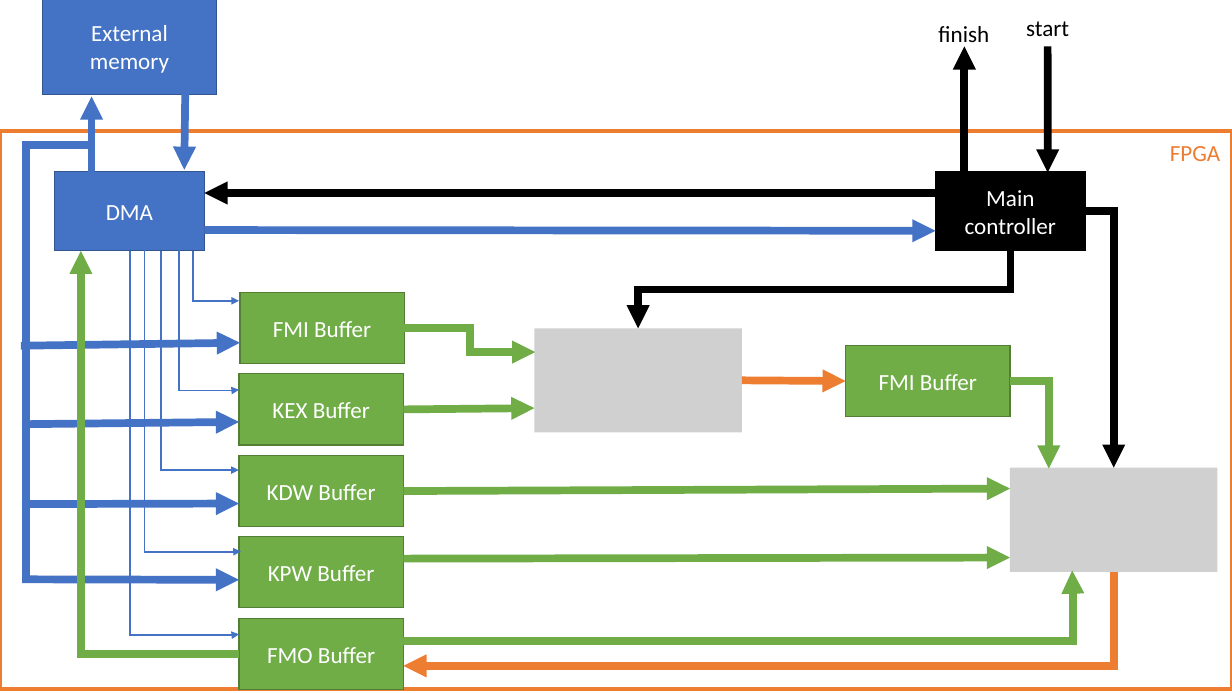
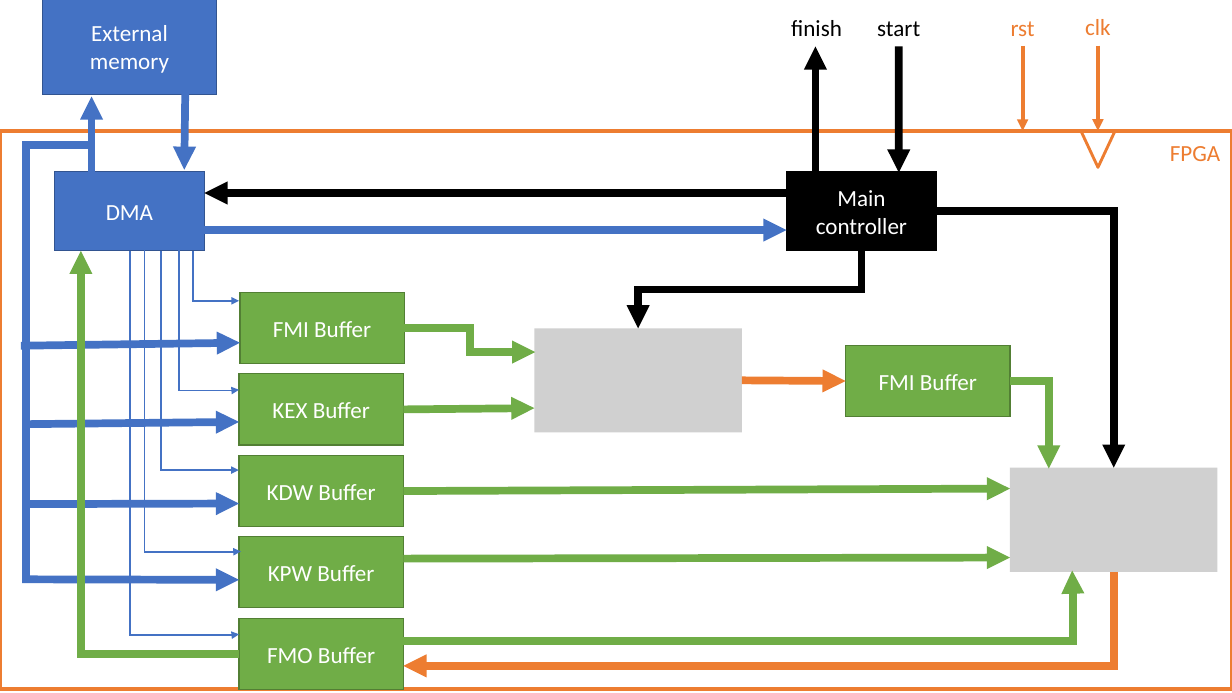
Before and after one commit to ggheysen/UCL-EPL-Master-Thesis-2019-2020, a slide deck: slide 1 of Image/overal_archi.pptx. Drawn at 1232x693 pixels with LibreOffice and Linux fonts; fonts in the diff are those of the drawing; grey boxes stand for pictures. Boxes give left, top, right and bottom in pixels: in the first picture for what was removed or moved away, otherwise in the second. Text is boxed around its words. In the diff, an @@ line names an element or a change of style, - is before the commit and + after.

```diff
--- a/Image/overal_archi.pptx
+++ b/Image/overal_archi.pptx
@@ text "finish" rewrapped from (x1=938, y1=26, x2=989, y2=48) to (x1=791, y1=20, x2=842, y2=36) @@
@@ text added at (x1=1011, y1=21, x2=1035, y2=36), 18 pt, text #ED7D31 @@
+rst
@@ text added at (x1=1085, y1=19, x2=1111, y2=35), 18 pt, text #ED7D31 @@
+clk
@@ 2 arrows, 1 text, 1 rectangle moved together from (x1=935, y1=21, x2=1085, y2=250) to (x1=787, y1=21, x2=936, y2=250) @@
@@ arrow added from (1023, 46) to (1023, 131), #ED7D31 3 pt @@
@@ arrow added from (1098, 45) to (1098, 130), #ED7D31 3 pt @@
@@ triangle added at (x1=1081, y1=131, x2=1116, y2=168), outline #ED7D31 2.25 pt @@
@@ arrow moved from (935, 193) - (204, 193) to (787, 193) - (204, 193) @@
@@ arrow moved from (204, 230) - (935, 231) to (204, 230) - (787, 230) @@
@@ elbow arrow moved from (1086, 212) - (1114, 468) to (936, 212) - (1114, 468) @@
@@ elbow arrow moved from (1011, 250) - (639, 328) to (861, 250) - (639, 328) @@
```
Also in this commit, not shown: 22 other files.
